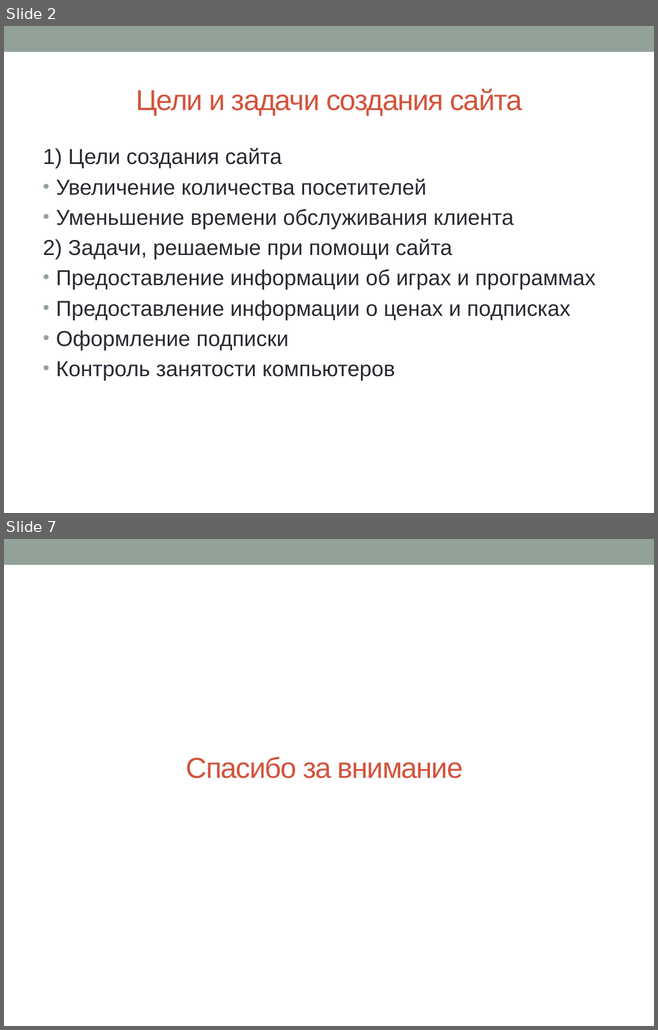
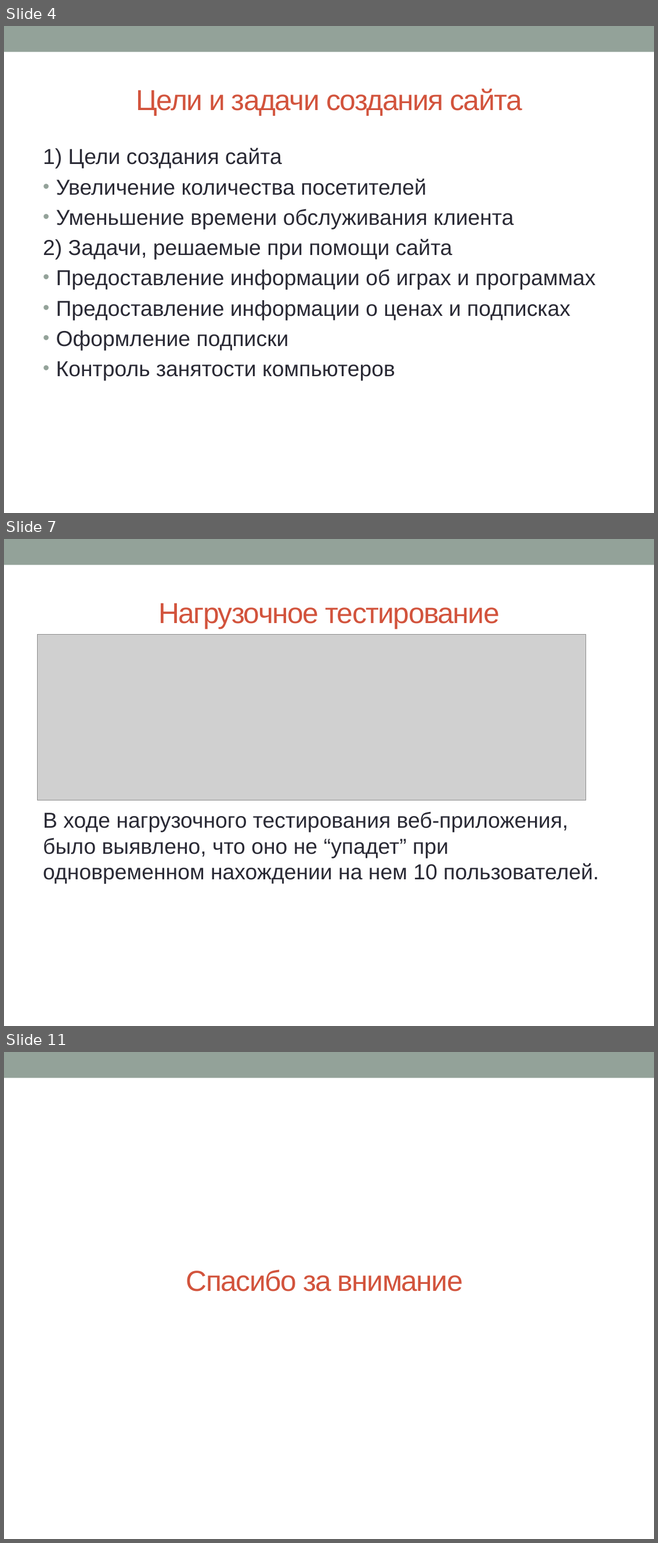
Before and after one commit to sergienkoaleksandr/-, a slide deck: Документы/Презентация.pptx. Shown one above the other, each under a label of ours: slides 2 and 7 before the commit, slides 4, 7 and 11 after it; the slides between them are not shown. The pictures are 658x1030 and 658x1543 pixels, drawn with LibreOffice and Linux fonts; fonts in the diff are those of the drawing; grey boxes stand for pictures. Boxes give left, top, right and bottom in pixels: in the first picture for what was removed or moved away, otherwise in the second. Text is boxed around its words. In the diff, an @@ line names an element or a change of style, - is before the commit and + after.

```diff
--- a/Документы/Презентация.pptx
+++ b/Документы/Презентация.pptx
@@ slide 7 added at [4,539,654,1026], background #FFFFFF; not listed: 1 template element that a slide beside it also shows @@
@@ title added at [158,603,499,629], 32 pt, text #D2533C @@
+Нагрузочное тестирование
@@ picture added at [37,635,585,801] @@
@@ text added at [43,812,598,884], 24 pt, text #292934 @@
+В ходе нагрузочного тестирования веб-приложения, было выявлено, что оно не “упадет” при одновременном нахождении на нем 10 пользователей.
@@ what was slide 2 is now slide 4 @@
@@ what was slide 7 is now slide 11 @@
```
Also in this commit, not shown: 7 other slides added, 4 slides removed.
